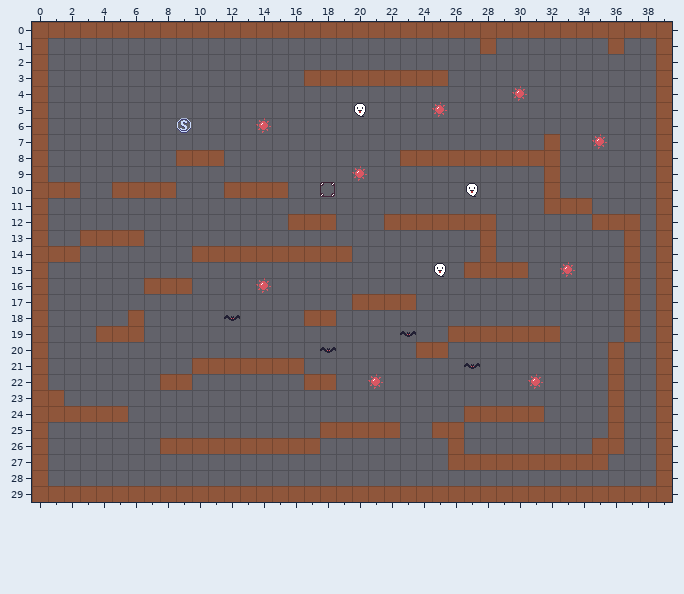
Level history. Tiled map: Platformer/assets/data/002.tmx. Above: the version before the commit.
Cells are 16x16 px. Shown: x 0..39, y 0..29.
New version:
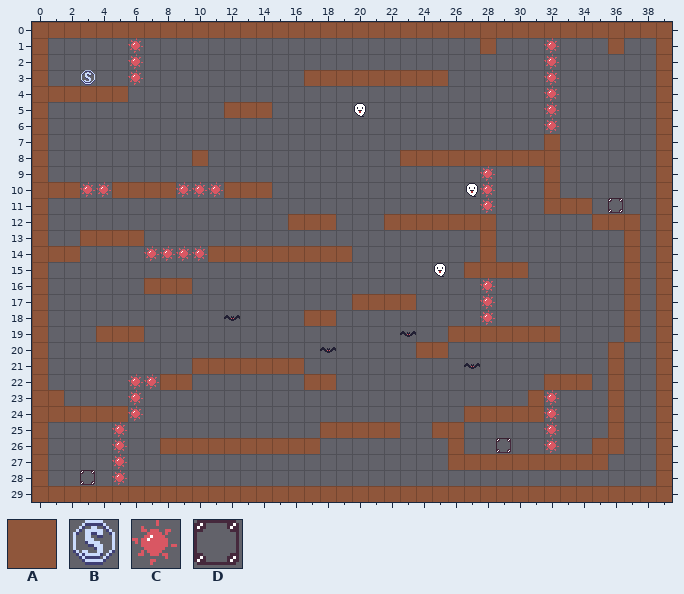
Key: from "tileset": A 0, B 8, C 9, D 10.
_ is an empty cell.
The edit:
Layer "wall":
The edit adds tile A in row 4 at x 1 to 5; in row 5 at x 12 to 14; in row 22 at x 32 to 34; in row 23 at x 31.
The author cleared tile A in row 8 at x 9 and 11; in row 10 at x 15; in row 14 at x 10; in row 18 at x 6.
Layer "object":
The edit adds tile B in row 3 at x 3.
The edit adds tile C in rows 1 to 3 at x 6 and 32; in rows 4 to 6 at x 32; in row 9 at x 28; in row 10 at x 3 to 4, 9 to 11 and 28; in row 11 at x 28; in row 14 at x 7 to 10.
The edit adds tile C in rows 16 to 18 at x 28; in row 22 at x 6 to 7; in rows 23 to 24 at x 6 and 32; in rows 25 to 26 at x 5 and 32; in rows 27 to 28 at x 5.
The edit adds tile D in row 11 at x 36; in row 26 at x 29; in row 28 at x 3.
The author cleared tile B in row 6 at x 9.
The author cleared tile C in row 4 at x 30; in row 5 at x 25; in row 6 at x 14; in row 7 at x 35; in row 9 at x 20; in row 15 at x 33.
The author cleared tile C in row 16 at x 14; in row 22 at x 21 and 31.
The author cleared tile D in row 10 at x 18.
